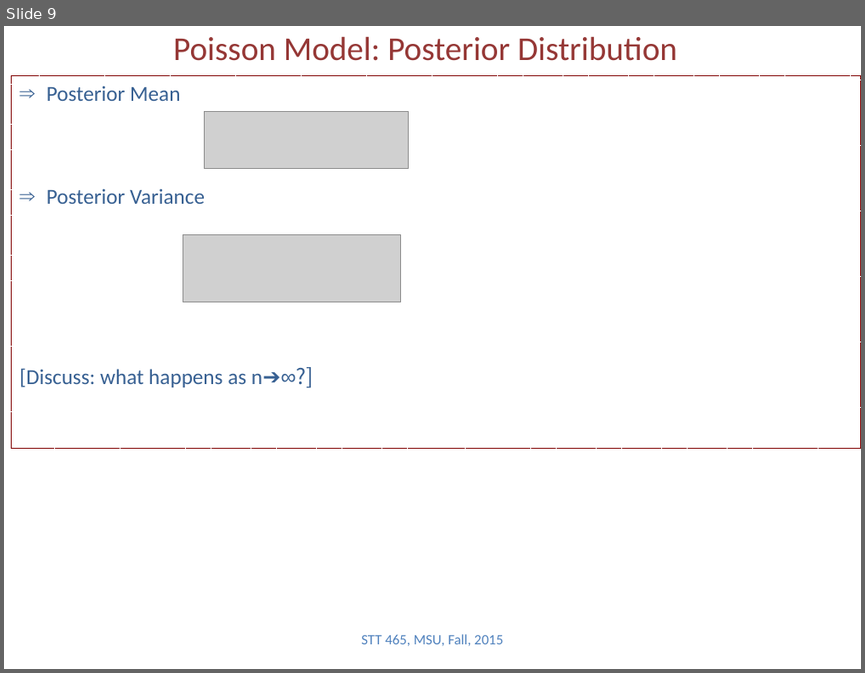
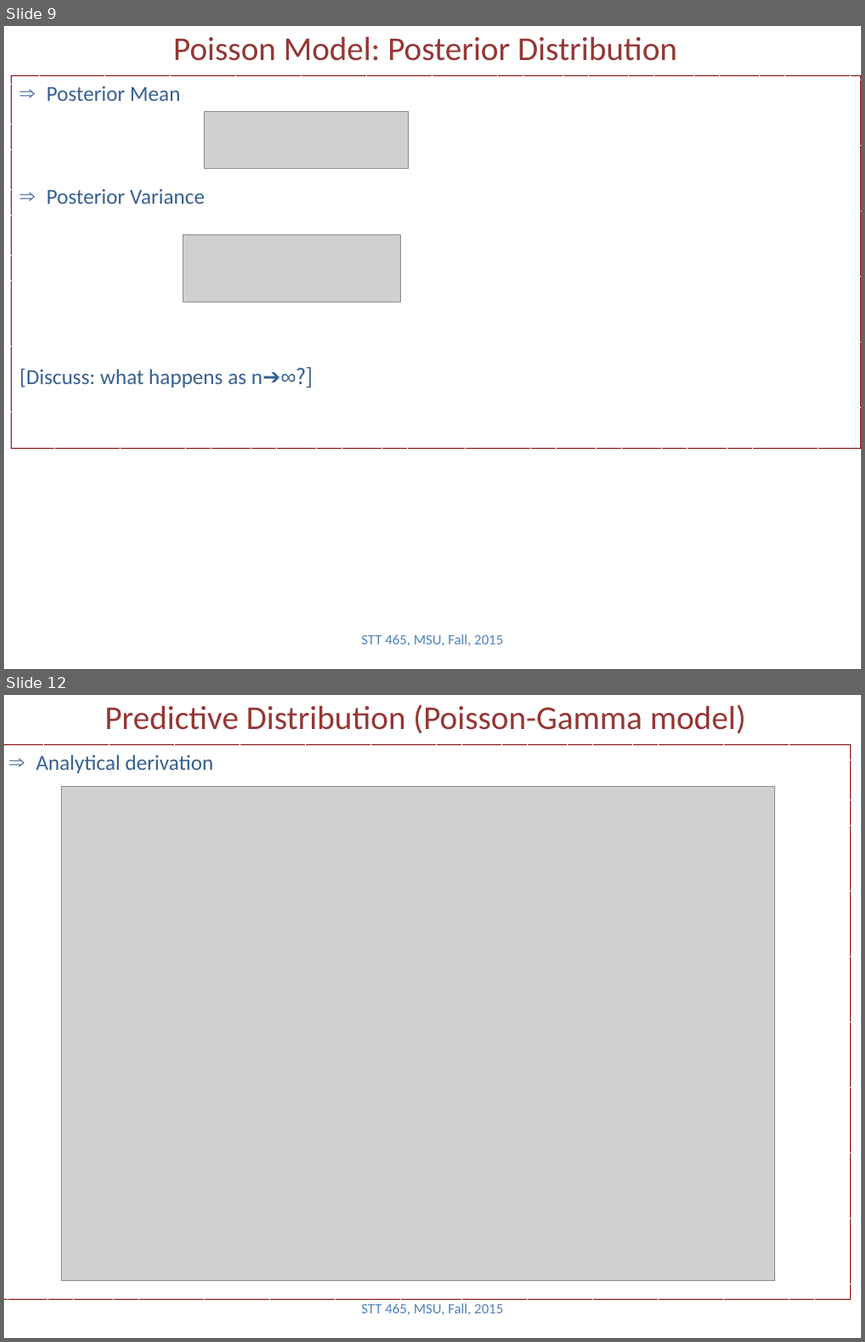
Before and after one commit to Boukos/STT465, a slide deck: STT465_3.pptx. Shown one above the other, each under a label of ours: slide 9 before the commit, slides 9 and 12 after it; the slides between them are not shown. The pictures are 865x673 and 865x1342 pixels, drawn with LibreOffice and Linux fonts; fonts in the diff are those of the drawing; grey boxes stand for pictures. Boxes give left, top, right and bottom in pixels: in the first picture for what was removed or moved away, otherwise in the second. Text is boxed around its words. In the diff, an @@ line names an element or a change of style, - is before the commit and + after.

```diff
--- a/STT465_3.pptx
+++ b/STT465_3.pptx
@@ slide 12 added at <box>4,695,861,1338</box>, background #FFFFFF @@
@@ title added at <box>105,704,746,734</box>, 28 pt, text #953735 @@
+Predictive Distribution (Poisson-Gamma model)
@@ rectangle added at <box>4,744,851,1299</box>, outline #800000 0.75 pt dashed, 18 pt, text #376092 @@
+⇒ Analytical derivation
@@ picture added at <box>62,787,775,1280</box> @@
@@ text added at <box>361,1303,503,1315</box>, 12 pt, text #4F81BD @@
+STT 465, MSU, Fall, 2015
```
Also in this commit, not shown: 3 other slides added, 2 other files.
